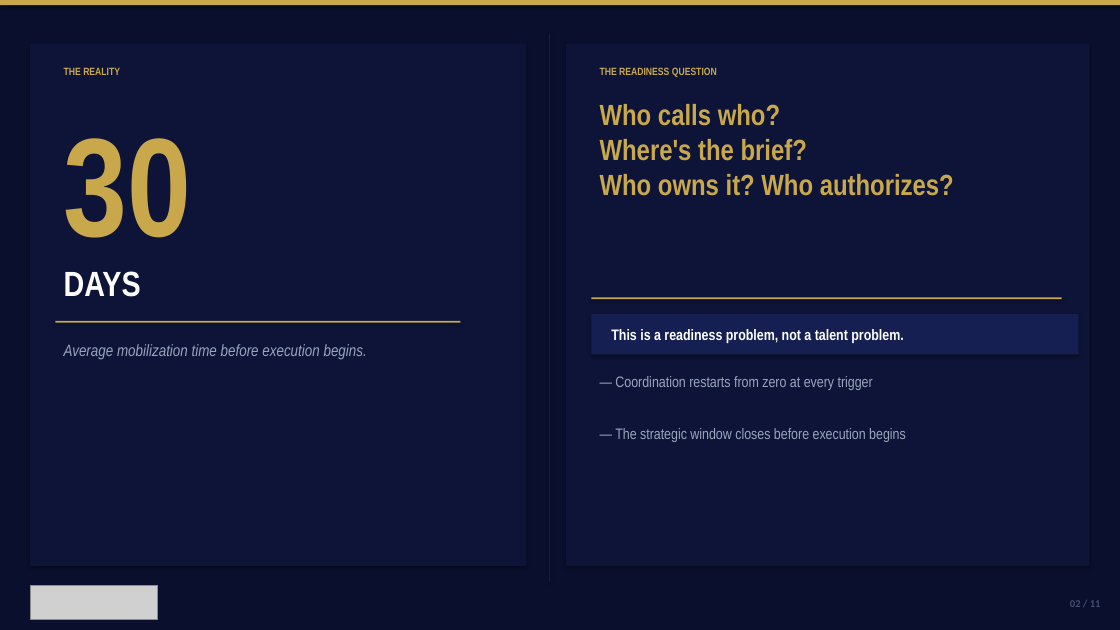
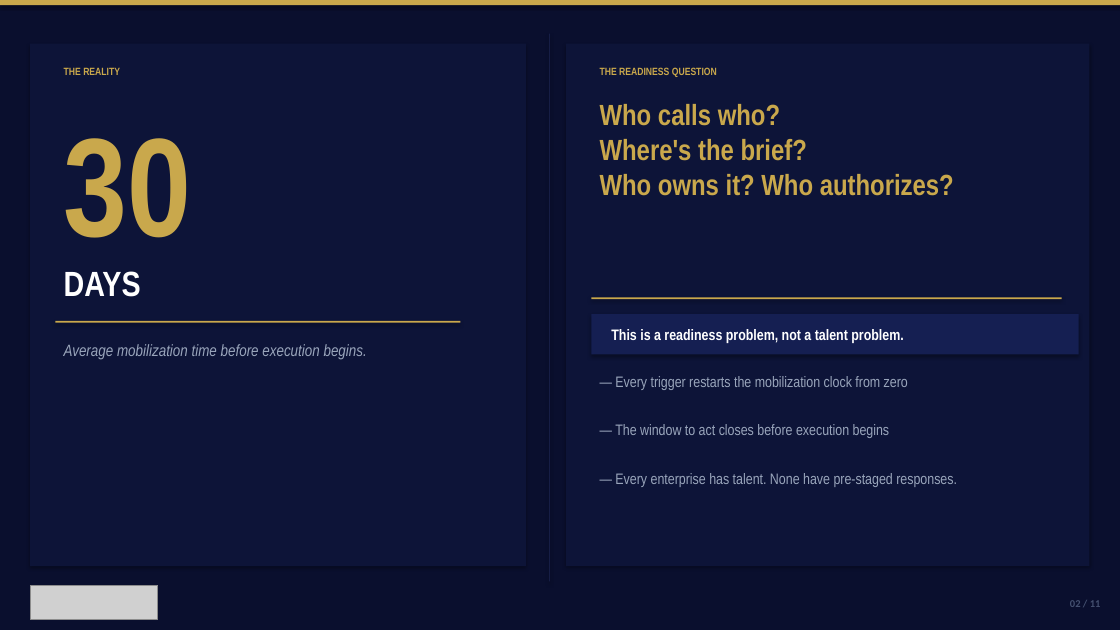
Before and after one commit to mbrunke18/CodePlatform1, a slide deck: slide 2 of attached_assets/VaughnMartin-Investor-Pitch-Deck-v10.pptx. Drawn at 1120x630 pixels with LibreOffice and Linux fonts; fonts in the diff are those of the drawing; grey boxes stand for pictures. Boxes give left, top, right and bottom in pixels: in the first picture for what was removed or moved away, otherwise in the second. Text is boxed around its words. In the diff, an @@ line names an element or a change of style, - is before the commit and + after.

```diff
--- a/attached_assets/VaughnMartin-Investor-Pitch-Deck-v10.pptx
+++ b/attached_assets/VaughnMartin-Investor-Pitch-Deck-v10.pptx
@@ text at [615, 376, 908, 390]: text changed @@
-— Coordination restarts from zero at every trigger
+— Every trigger restarts the mobilization clock from zero
@@ text at [615, 424, 890, 438]: text changed @@
-— The strategic window closes before execution begins
+— The window to act closes before execution begins
@@ text added at [615, 473, 957, 487], 13 pt, text #99A5BB @@
+— Every enterprise has talent. None have pre-staged responses.
```
Also in this commit, not shown: 2 other slides changed, 3 other files.
